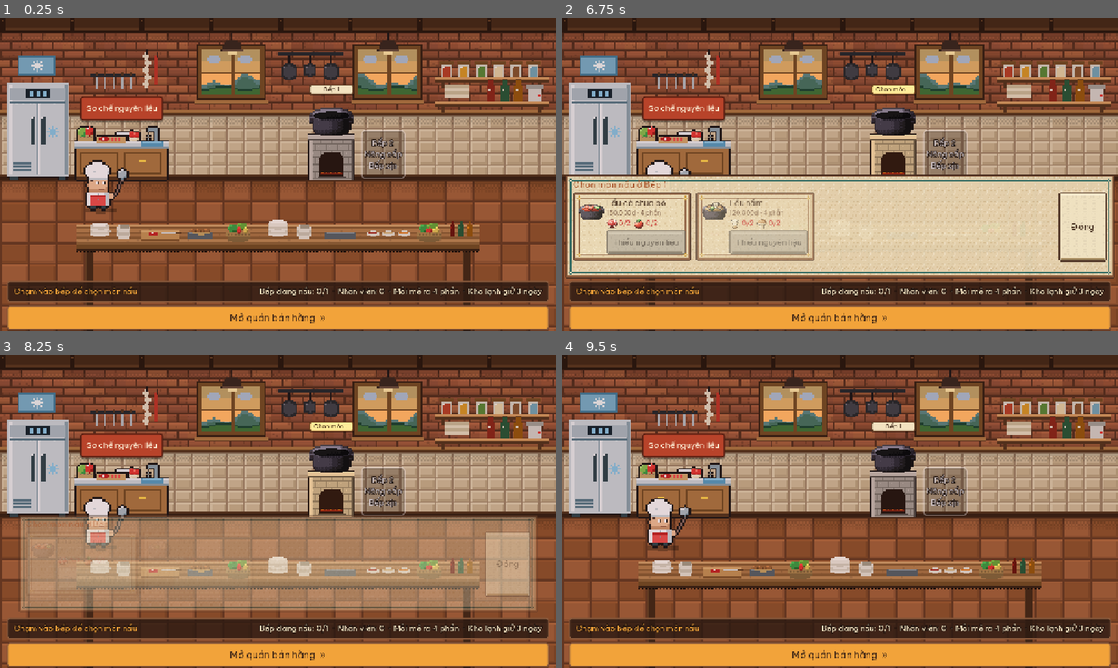
Above: before the commit, frames 1-4 (two rows, left to right).
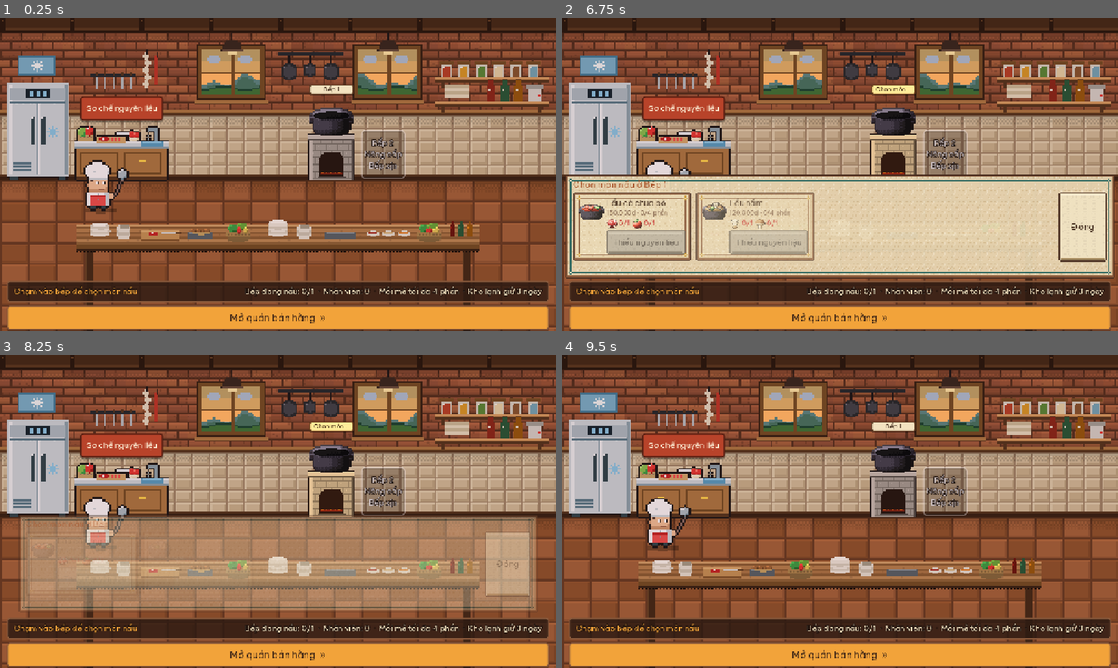
Above: after the commit, the same moments.

Repository: Znoywho/HotPot_SUNSUT
Game: Godot game, scene res://scenes/cook/cook_phase.tscn
Same seed, same stepped clock (60 frames per second), same inputs: the game is played once before the commit and once after it. This scene is started directly instead of the project's main scene.
Inputs (mouse positions are in pixels of both pictures, inside the frame that each line leads up to):
- Up to frame 1 (0.25 s): no input
- Up to frame 2 (6.75 s): click "Sơ chế nguyên liệu" at 0.5 s; click "Mở quán bán hàng »" at 1.25 s; click "Sơ chế nguyên liệu" at 2 s; click "Xong, chuyển sang nấu lẩu »" at 2.75 s; click "Mở quán bán hàng »" at 3.5 s; click "Sơ chế nguyên liệu" at 4.25 s; click "Mở quán bán hàng »" at 5 s; drag from (840, 174) to (895, 105) at 5.77 s; drag from (895, 143) to (812, 237) at 6.52 s
- Up to frame 3 (8.25 s): click "Đóng" at 7.25 s; move the mouse to (333, 442) at 8.02 s; click (333, 442) at 8.17 s
- Up to frame 4 (9.5 s): click "Đóng" at 8.75 s

The runs differ from the first frame. In frame 1, 0.5% of the frame differs, in the area x 44-93%, y 85-90%; in frame 2, 0.7%, in the area x 11-93%, y 60-90%; in frame 3, 0.5%; in frame 4, 0.5%.

Commit message:
[Cần Tuấn xem] Issue #19: số phần mỗi mẻ theo lượng nguyên liệu (1 bộ = 1 phần, Nồi = tối đa)

Diff:
--- a/autoload/game_state.gd
+++ b/autoload/game_state.gd
@@ -306,6 +306,40 @@
 		"raw_units": raw_units, "taken": taken}
 
 
+## Số bộ nguyên liệu nấu được (1 bộ = 1 phần lẩu): sets = min theo từng loại của floor((sơ chế + thô) / cần).
+func cookable_sets(requirements: Dictionary) -> int:
+	return _sets_from(requirements, true)
+
+
+## Số bộ nấu được chỉ bằng đồ đã sơ chế: sets = min theo từng loại của floor(sơ chế / cần).
+func prepped_sets(requirements: Dictionary) -> int:
+	return _sets_from(requirements, false)
+
+
+## Công thức 1 phần nhân lên `sets` phần: cần[id] × sets.
+static func scale_requirements(requirements: Dictionary, sets: int) -> Dictionary:
+	var scaled := {}
+	for id in requirements:
+		scaled[id] = int(requirements[id]) * sets
+	return scaled
+
+
+## Lấy `sets` bộ nguyên liệu một lần (ưu tiên đồ sơ chế), trả về giống consume_for_cook().
+func consume_sets_for_cook(requirements: Dictionary, sets: int) -> Dictionary:
+	return consume_for_cook(scale_requirements(requirements, sets))
+
+
+func _sets_from(requirements: Dictionary, include_raw: bool) -> int:
+	var sets := -1
+	for id in requirements:
+		var need := int(requirements[id])
+		if need <= 0:
+			continue
+		var have := get_prepped_count(id) + (get_item_count(id) if include_raw else 0)
+		sets = have / need if sets < 0 else mini(sets, have / need)
+	return maxi(sets, 0)
+
+
 ## Hoàn lại đúng các phần đã lấy bằng consume_for_cook().
 func refund_cook(taken: Dictionary) -> void:
 	var prepped_part: Dictionary = taken.get("prepped", {})
--- a/data/broths/mushroom_broth.tres
+++ b/data/broths/mushroom_broth.tres
@@ -6,7 +6,7 @@
 script = ExtResource("1")
 id = "mushroom_broth"
 display_name = "Lẩu nấm"
-ingredients = {"enoki": 2, "mushroom": 2}
+ingredients = {"enoki": 1, "mushroom": 1}
 cook_time = 8.0
 price = 120000
 unlock_day = 1
--- a/data/broths/royal_broth.tres
+++ b/data/broths/royal_broth.tres
@@ -6,7 +6,7 @@
 script = ExtResource("1")
 id = "royal_broth"
 display_name = "Lẩu hoàng gia"
-ingredients = {"beef": 2, "shrimp": 2, "mushroom": 1}
+ingredients = {"beef": 1, "shrimp": 1, "mushroom": 1}
 cook_time = 15.0
 price = 300000
 unlock_day = 15
--- a/data/broths/seafood_broth.tres
+++ b/data/broths/seafood_broth.tres
@@ -6,7 +6,7 @@
 script = ExtResource("1")
 id = "seafood_broth"
 display_name = "Lẩu Thái"
-ingredients = {"shrimp": 2, "enoki": 1, "chili": 1}
+ingredients = {"shrimp": 1, "enoki": 1, "chili": 1}
 cook_time = 12.0
 price = 220000
 unlock_day = 10
--- a/data/broths/spicy_broth.tres
+++ b/data/broths/spicy_broth.tres
@@ -6,7 +6,7 @@
 script = ExtResource("1")
 id = "spicy_broth"
 display_name = "Lẩu Mala"
-ingredients = {"beef": 1, "chili": 1, "greens": 2}
+ingredients = {"beef": 1, "chili": 1, "greens": 1}
 cook_time = 9.0
 price = 180000
 unlock_day = 5
--- a/data/broths/tomato_broth.tres
+++ b/data/broths/tomato_broth.tres
@@ -6,7 +6,7 @@
 script = ExtResource("1")
 id = "tomato_broth"
 display_name = "Lẩu cà chua bò"
-ingredients = {"beef": 2, "tomato": 2}
+ingredients = {"beef": 1, "tomato": 1}
 cook_time = 10.0
 price = 150000
 unlock_day = 1
--- a/data/upgrades/pot.tres
+++ b/data/upgrades/pot.tres
@@ -6,7 +6,7 @@
 script = ExtResource("1")
 id = "pot"
 display_name = "Nồi"
-description = "Mỗi lần nấu ra nhiều phần lẩu hơn: 4 phần ở cấp 0, +1 mỗi cấp, cấp 5 ra 10 phần."
+description = "Nồi to hơn: mỗi mẻ nấu tối đa 4 phần ở cấp 0, +1 mỗi cấp, cấp 5 tối đa 10 phần (1 bộ nguyên liệu = 1 phần)."
 category = 0
 costs = Array[int]([200000, 500000, 1200000, 2800000, 6000000])
 values = Array[float]([4.0, 5.0, 6.0, 7.0, 8.0, 10.0])
--- a/scenes/cook/cook_phase.gd
+++ b/scenes/cook/cook_phase.gd
@@ -85,16 +85,23 @@
 	return v if v > 0 else 4
 
 
+## Số phần của mẻ nấu món này: 1 bộ nguyên liệu = 1 phần, tối đa sức chứa Nồi.
+## Bếp phó chỉ nấu bằng đồ đã sơ chế (không đụng đồ thô người chơi để dành).
+func batch_sets(broth: BrothData, prepped_only := false) -> int:
+	var have := GameState.prepped_sets(broth.ingredients) if prepped_only else GameState.cookable_sets(broth.ingredients)
+	return mini(servings(), have)
+
+
 func staff_level() -> int:
 	return int(Database.upgrade_value("staff"))
 
 
-## Nguyên liệu cần cho 1 mẻ của các món hôm nay (mỗi loại lấy món cần nhiều nhất).
+## Nguyên liệu cần cho 1 mẻ đầy nồi của các món hôm nay (mỗi loại lấy món cần nhiều nhất): cần 1 phần × số phần.
 func needs() -> Dictionary:
 	var result := {}
 	for broth in Database.broths_for_day(GameState.day):
 		for id in broth.ingredients:
-			result[id] = maxi(int(result.get(id, 0)), int(broth.ingredients[id]))
+			result[id] = maxi(int(result.get(id, 0)), int(broth.ingredients[id]) * servings())
 	return result
 
 
@@ -374,10 +381,11 @@
 			# Xanh: đủ đồ đã sơ chế; cam: phải dùng đồ thô; đỏ: thiếu.
 			var col := HuntUI.GOOD if prepped >= need else (Color("d9822b") if have >= need else HuntUI.BAD)
 			label.add_theme_color_override("font_color", col)
-		(ui["sub"] as Label).text = "%s · %d phần" % [GameState.format_money(broth.price), servings()]
+		var sets := batch_sets(broth)
+		(ui["sub"] as Label).text = "%s · %d/%d phần" % [GameState.format_money(broth.price), sets, servings()]
 		var button: Button = ui["button"]
-		var can := GameState.can_cook(broth.ingredients)
-		var prepped_ok := GameState.has_prepped(broth.ingredients)
+		var can := sets > 0
+		var prepped_ok := can and GameState.has_prepped(GameState.scale_requirements(broth.ingredients, sets))
 		var pc := Database.prep_config
 		var secs := ceili(broth.cook_time * Database.upgrade_value("stove") * (1.0 if prepped_ok else pc.raw_cook_time))
 		if can and free:
@@ -397,7 +405,7 @@
 		if not slot.is_idle():
 			cooking += 1
 	var staff := _prep_staff.size() + (1 if _sous != null else 0)
-	_info.text = "Bếp đang nấu: %d/%d  ·  Nhân viên: %d  ·  Mỗi mẻ ra %d phần  ·  Kho lạnh giữ %d ngày" % [
+	_info.text = "Bếp đang nấu: %d/%d  ·  Nhân viên: %d  ·  Mỗi mẻ tối đa %d phần  ·  Kho lạnh giữ %d ngày" % [
 		cooking, _stoves.size(), staff, servings(), GameState.shelf_days()]
 	var has_hud := get_tree().get_first_node_in_group("hud") != null
 	_timer_label.visible = DayManager.timer_running and not has_hud
@@ -426,14 +434,17 @@
 	var slot := on_slot if on_slot != null and on_slot.is_idle() else _free_stove()
 	if slot == null:
 		return false
-	var used := GameState.consume_for_cook(broth.ingredients)
+	var sets := batch_sets(broth, actor == _sous)
+	if sets <= 0:
+		return false
+	var used := GameState.consume_sets_for_cook(broth.ingredients, sets)
 	if not bool(used["ok"]):
 		return false
 	# Chất lượng sơ chế đổi thời gian nấu; có đồ thô thì nấu chậm hơn (PrepConfig).
 	var pc := Database.prep_config
 	var raw_units := int(used["raw_units"])
 	var mult := pc.raw_cook_time if raw_units > 0 else pc.cook_time_mult(roundi(float(used["quality"])))
-	slot.start(broth, broth.cook_time * Database.upgrade_value("stove") * mult, servings(), bool(used["expired"]), used["taken"])
+	slot.start(broth, broth.cook_time * Database.upgrade_value("stove") * mult, sets, bool(used["expired"]), used["taken"])
 	slot.cook_actor = actor
 	if bool(used["expired"]):
 		actor.say("Đồ cũ, coi chừng!", Color("ffab91"))
